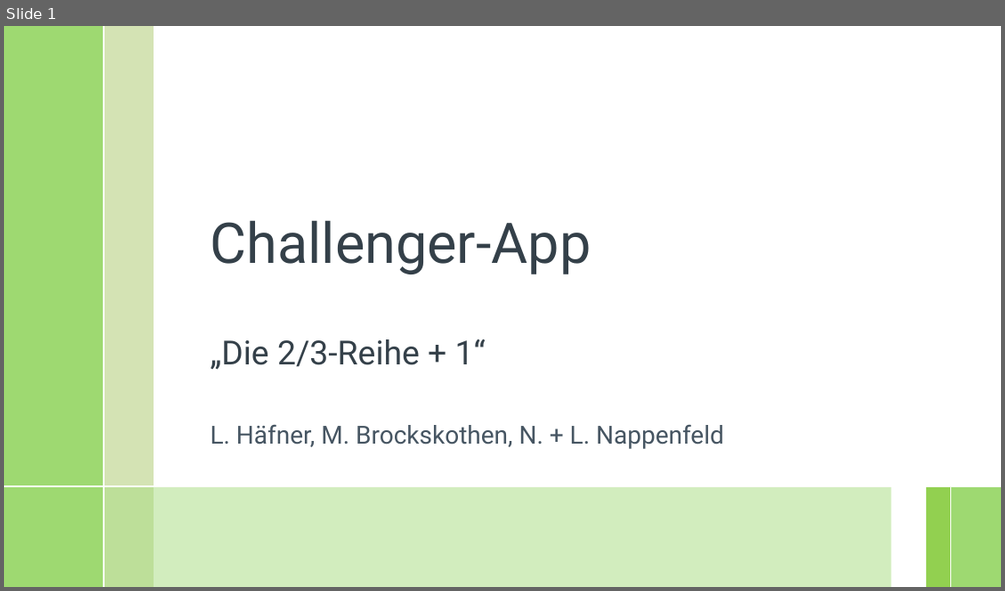
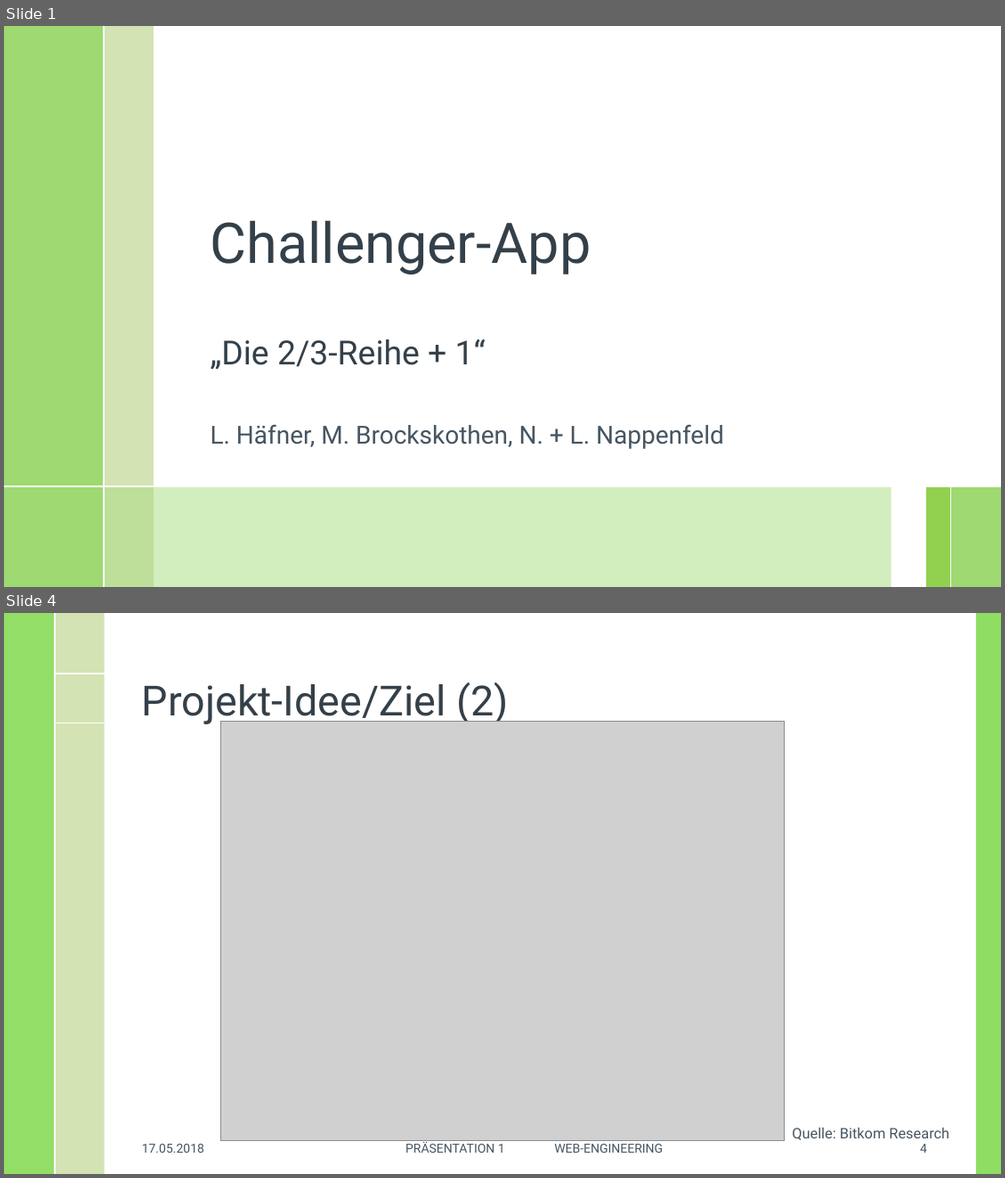
Before and after one commit to MasterInformatikHsBochum/data-app, a slide deck: Praesentation/WE-Präsentation1-18_05_18.pptx. Shown one above the other, each under a label of ours: slide 1 before the commit, slides 1 and 4 after it; the slides between them are not shown. The pictures are 1005x591 and 1005x1178 pixels, drawn with LibreOffice and Linux fonts; fonts in the diff are those of the drawing; grey boxes stand for pictures; background and template pictures are left out. Boxes give left, top, right and bottom in pixels: in the first picture for what was removed or moved away, otherwise in the second. Text is boxed around its words. In the diff, an @@ line names an element or a change of style, - is before the commit and + after.

```diff
--- a/Praesentation/WE-Präsentation1-18_05_18.pptx
+++ b/Praesentation/WE-Präsentation1-18_05_18.pptx
@@ slide 4 added at bbox=[4, 613, 1001, 1174], background #FFFFFF @@
@@ rectangle added at bbox=[4, 613, 54, 1174], fill #83DA52 at 88% opacity @@
@@ rectangle added at bbox=[54, 613, 105, 1174], fill #D4E3B4 @@
@@ line added from (54, 613) to (54, 1174), #FFFFFF 1.5 pt @@
@@ rectangle added at bbox=[976, 613, 1001, 1174], fill #83DA52 at 90% opacity @@
@@ line added from (54, 674) to (105, 674), #FFFFFF 1.5 pt @@
@@ title added at bbox=[142, 682, 508, 725], 40 pt, text #35404A @@
+Projekt-Idee/Ziel (2)
@@ line added from (54, 723) to (105, 723), #FFFFFF 1.5 pt @@
@@ picture added at bbox=[220, 722, 784, 1140] @@
@@ text added at bbox=[142, 1143, 204, 1152], 12 pt, text #465562 @@
+17.05.2018
@@ text added at bbox=[405, 1142, 663, 1152], 12 pt, text #465562 @@
+PRÄSENTATION 1 WEB-ENGINEERING
@@ text added at bbox=[792, 1127, 949, 1140], 14 pt, text #465562 @@
+Quelle: Bitkom Research
@@ page number added at bbox=[920, 1143, 927, 1152], 12 pt, text #465562 @@
+4
```
Also in this commit, not shown: 8 slides changed, 2 other files.
